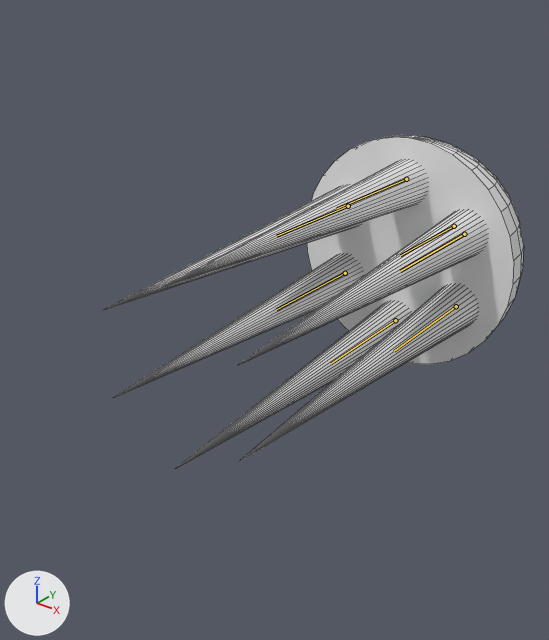
The Blender file Enemies/ClarityJellyfish.blend: old version first, new version second.
Before and after are seen from a camera (50 mm lens) standing at (2.96, -5.43, 2.34) and looking at (-0.35, -1.29, -0.23). The lights are fixed; the arrows at lower left show +X, +Y and +Z. The first picture is the older version. The bones that bend it are drawn over the model as lines. Mesh edges are drawn as thin lines.
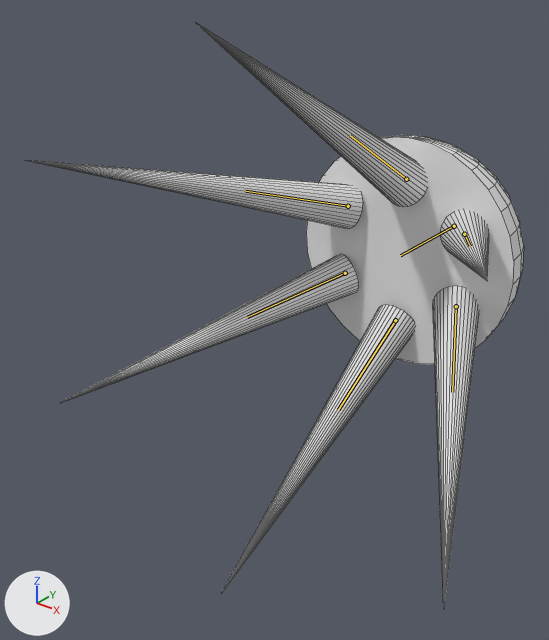
Commit message: Jellyfish Orbit Anim

The newer file adds an action. The first version stands in its rest pose; the second is drawn at frame 48 of the action 'Orbit'.

Boxes (x1, y1, x2, y2) around the edits, measured in the pictures (549 x 640 px):
'Cube.003', posed (80% narrower, 81% taller): before (243, 284, 478, 459); after (433, 286, 479, 604)
'Cube.001', posed (12% narrower, 46% taller): before (165, 160, 427, 286); after (196, 23, 427, 207)
'Cube.004', posed (18% narrower, 73% taller): before (178, 302, 411, 467); after (222, 305, 414, 592)
'Cube.006', posed (31% wider, 44% shorter): before (104, 185, 362, 310); after (26, 160, 363, 229)
'Cube.005', posed (20% wider): before (115, 254, 363, 397); after (61, 254, 359, 403)
'Cube.002', posed (80% narrower, 54% shorter): before (240, 210, 487, 364); after (440, 210, 489, 281)
bone 'Bone', root to tip: before (406, 179) to (337, 208); after (406, 179) to (350, 135)
bone 'Bone.001', root to tip: before (464, 234) to (400, 271); after (464, 234) to (470, 246)
bone 'Bone.002', root to tip: before (456, 306) to (394, 351); after (456, 306) to (452, 392)
bone 'Bone.003', root to tip: before (395, 320) to (331, 363); after (395, 320) to (338, 409)
bone 'Bone.004', root to tip: before (348, 206) to (276, 236); after (348, 206) to (245, 191)
bone 'Bone.005', root to tip: before (345, 273) to (276, 309); after (345, 273) to (247, 317)

What the commit changed:
Bone 'Bone' (bone_bone) turns from (0, 0, 0) to (-30, 0, 0) degrees about its own x, y and z.
Bone 'Bone.001' (bone_bone_001) turns from (0, 0, 0) to (-15, -3, -26) degrees about its own x, y and z.
Bone 'Bone.002' (bone_bone_002) turns from (0, 0, 0) to (15, 3, -26) degrees about its own x, y and z.
Bone 'Bone.003' (bone_bone_003) turns from (0, 0, 0) to (30, 0, 0) degrees about its own x, y and z.
Bone 'Bone.004' (bone_bone_004) turns from (0, 0, 0) to (-15, 3, 26) degrees about its own x, y and z.
Bone 'Bone.005' (bone_bone_005) turns from (0, 0, 0) to (15, -3, 26) degrees about its own x, y and z.
